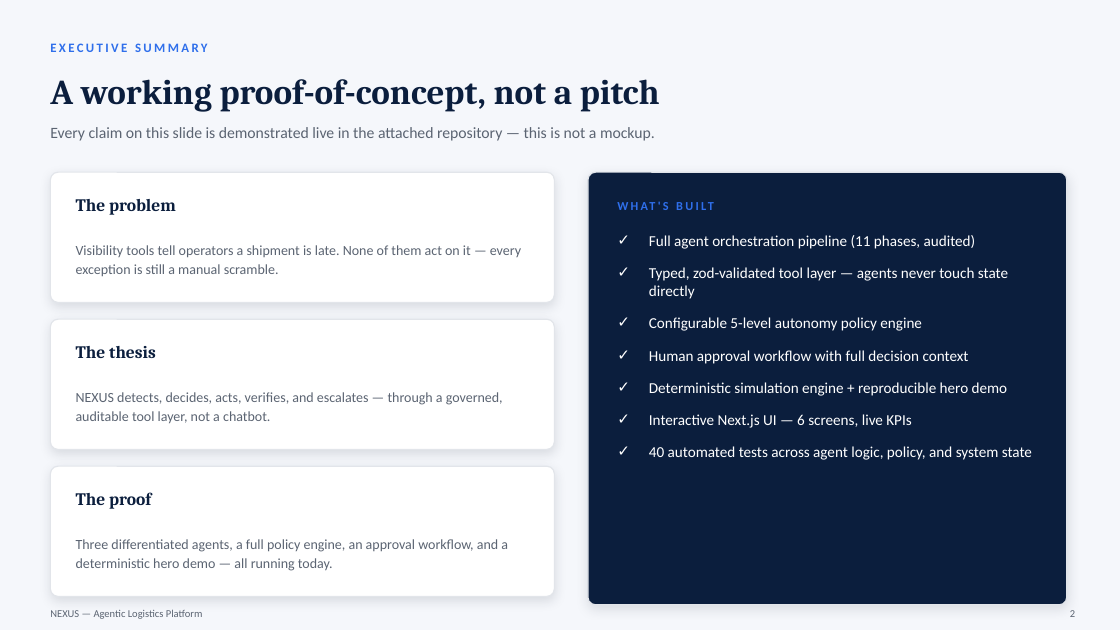
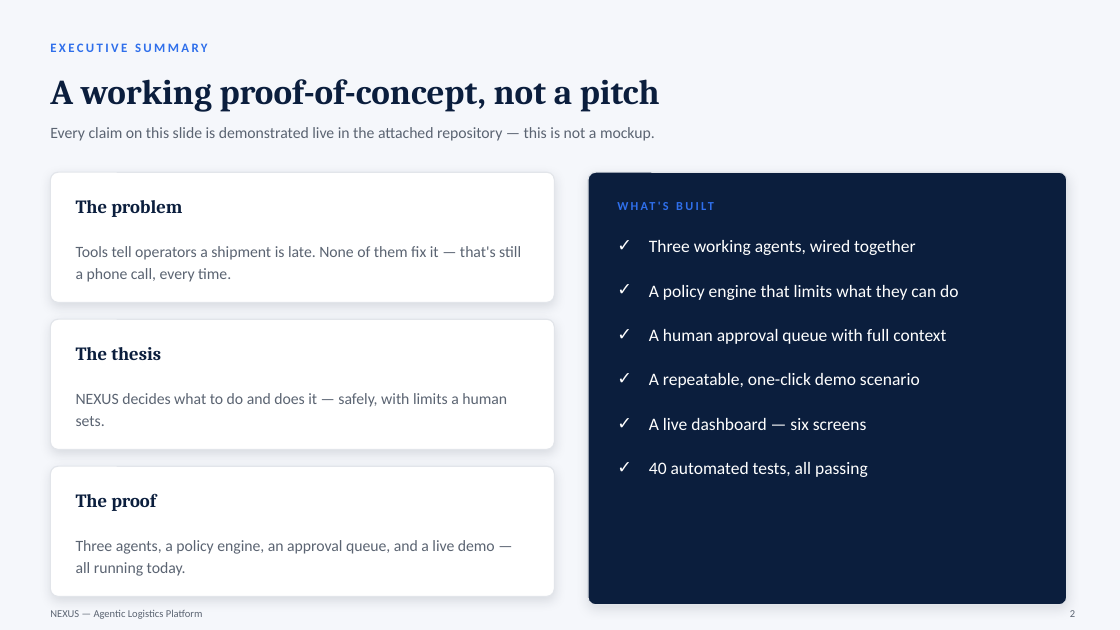
Before and after one commit to fernandogarzaaa/NEXUS, a slide deck: slide 2 of docs/NEXUS-Scoping-Pack.pptx. Drawn at 1120x630 pixels with LibreOffice and Linux fonts; fonts in the diff are those of the drawing. Boxes give left, top, right and bottom in pixels: in the first picture for what was removed or moved away, otherwise in the second. Text is boxed around its words. In the diff, an @@ line names an element or a change of style, - is before the commit and + after.

```diff
--- a/docs/NEXUS-Scoping-Pack.pptx
+++ b/docs/NEXUS-Scoping-Pack.pptx
@@ text at <box>76,246,521,282</box>: text changed; size 12 to 13.5 pt @@
-Visibility tools tell operators a shipment is late. None of them act on it — every exception is still a manual scramble.
+Tools tell operators a shipment is late. None of them fix it — that's still a phone call, every time.
@@ text at <box>649,240,958,477</box>: text changed; size 13 to 15 pt @@
-✓ Full agent orchestration pipeline (11 phases, audited)
-✓ Typed, zod-validated tool layer — agents never touch state directly
-✓ Configurable 5-level autonomy policy engine
-✓ Human approval workflow with full decision context
-✓ Deterministic simulation engine + reproducible hero demo
-✓ Interactive Next.js UI — 6 screens, live KPIs
-✓ 40 automated tests across agent logic, policy, and system state
+✓ Three working agents, wired together
+✓ A policy engine that limits what they can do
+✓ A human approval queue with full context
+✓ A repeatable, one-click demo scenario
+✓ A live dashboard — six screens
+✓ 40 automated tests, all passing
@@ text at <box>76,393,507,426</box>: text changed; size 12 to 13.5 pt @@
-NEXUS detects, decides, acts, verifies, and escalates — through a governed, auditable tool layer, not a chatbot.
+NEXUS decides what to do and does it — safely, with limits a human sets.
@@ size 15 to 16 pt in 3 elements at <box>76,200,182,217</box>, <box>76,347,161,360</box>, <box>76,493,156,511</box> @@
@@ text at <box>76,540,495,576</box>: text changed; size 12 to 13.5 pt @@
-Three differentiated agents, a full policy engine, an approval workflow, and a deterministic hero demo — all running today.
+Three agents, a policy engine, an approval queue, and a live demo — all running today.
```
Also in this commit, not shown: 8 other slides changed, 2 slides added, 2 slides removed.
